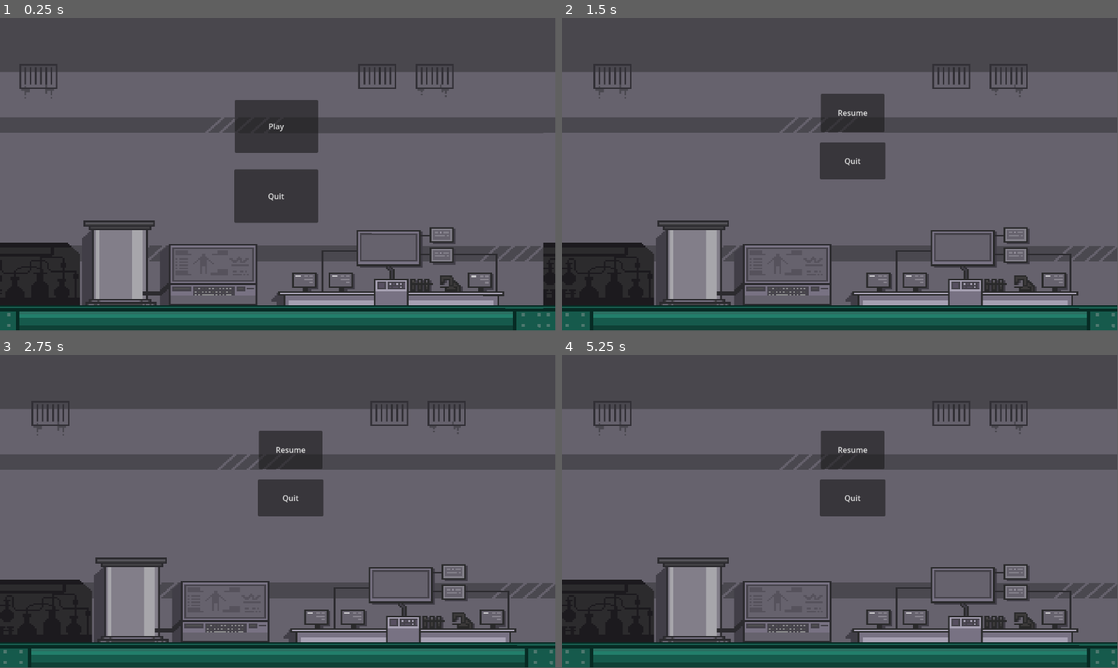
Above: before the commit, frames 1-4 (two rows, left to right).
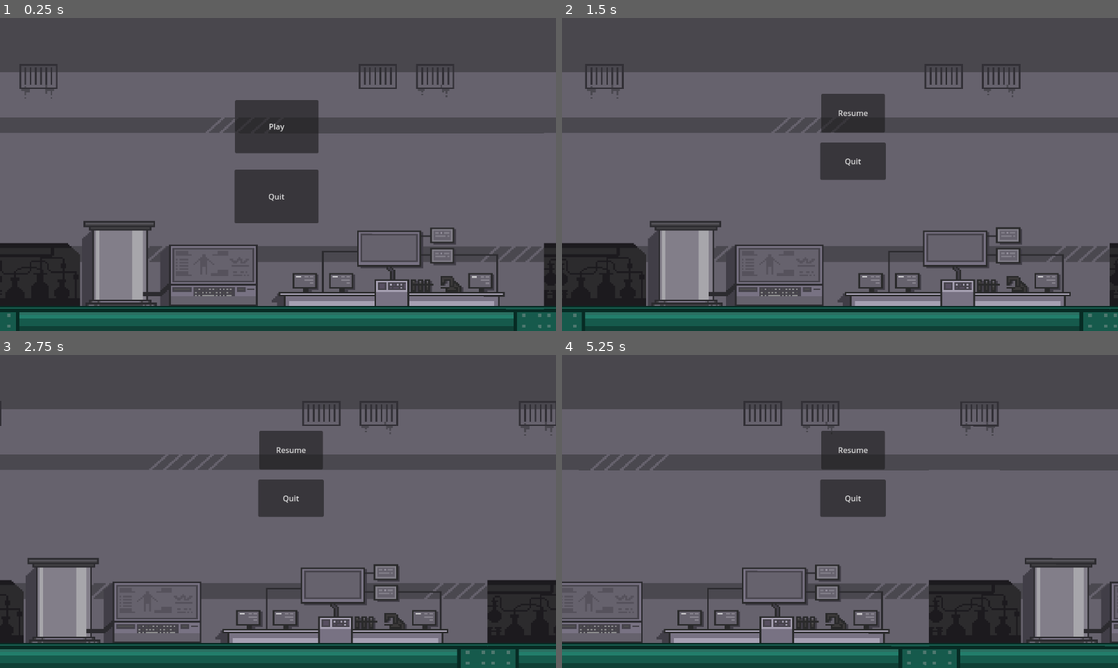
Above: after the commit, the same moments.

Repository: acethereaper657/projectbreakneck
Game: Godot game, scene res://main.tscn
Two runs of this game, one before a commit and one after it. Both use one fixed random seed, a clock stepped at 60 frames per second and the inputs below.
Inputs:
- Up to frame 1 (0.25 s): no input
- Up to frame 2 (1.5 s): click "Play" at 0.5 s; click "Menu" at 1.25 s
- Up to frame 3 (2.75 s): hold Right (ui_right) from 2.03 s (still down); tap Space (jump) at 2.27 s
- Up to frame 4 (5.25 s): tap Space (jump) at 3.02, 4.52 s; release Right (ui_right) at 3.53 s; hold Left (ui_left) 3.53-4.28 s; hold Right (ui_right) from 4.28 s (still down)
The window is 799x449 before the commit and 800x450 after it. Grey fills any space a smaller window leaves; there, only what the larger window draws over its background counts as a difference.

The runs differ from the first frame. In frame 1, 3.6% of the frame differs, in the area x 0-100%, y 0-100%; in frame 2, 9.0%; in frame 3, 17%; in frame 4, 19%.

Commit message:
menu and fullscreen improved
Pause menu works now. Game can be played in a larger window without breaking.

Diff:
--- a/Project Breakneck/menu_scene.tscn
+++ b/Project Breakneck/menu_scene.tscn
@@ -4,6 +4,7 @@
 [ext_resource type="PackedScene" uid="uid://btdhup10w06hs" path="res://BG.tscn" id="2_t35fb"]
 
 [node name="MenuScene" type="Node2D"]
+process_mode = 3
 script = ExtResource("1_210kh")
 
 [node name="Background" parent="." instance=ExtResource("2_t35fb")]
--- a/Project Breakneck/project.godot
+++ b/Project Breakneck/project.godot
@@ -15,6 +15,11 @@
 config/features=PackedStringArray("4.1", "Mobile")
 config/icon="res://icon.svg"
 
+[display]
+
+window/size/mode=2
+window/stretch/mode="viewport"
+
 [input]
 
 jump={
